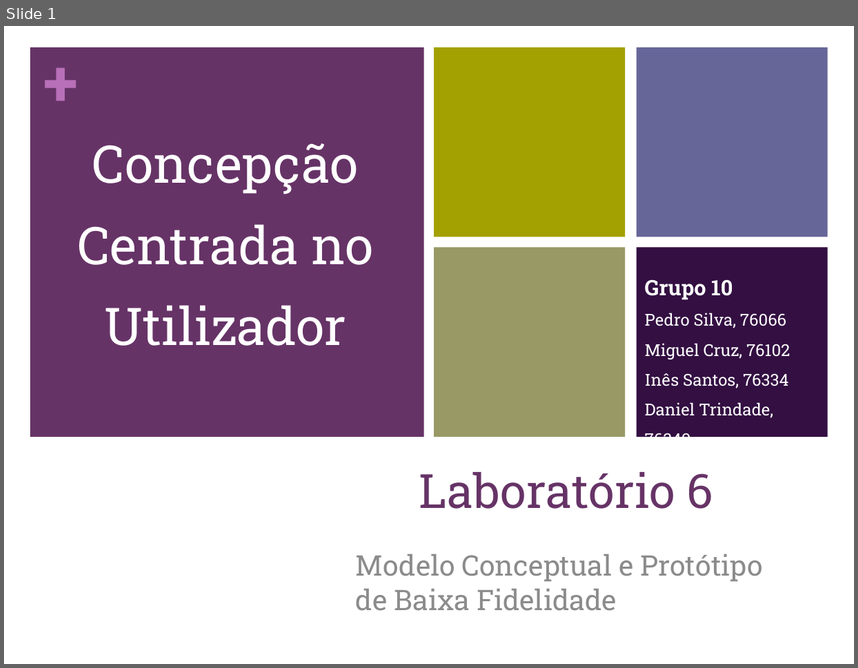
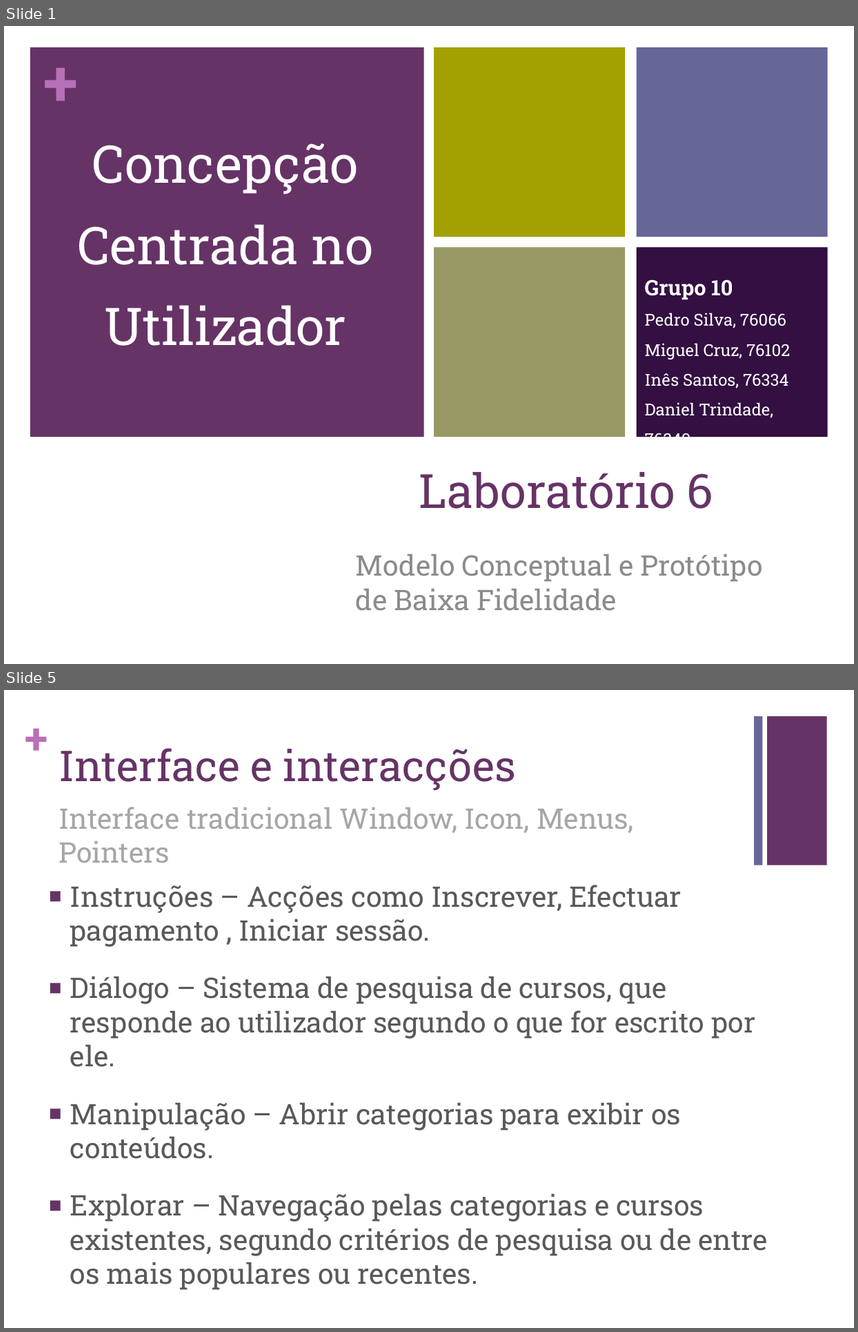
Before and after one commit to carboned4/C_C_U-2015-10, a slide deck: Aula 06/G10 - Apresentacao - Lab05.pptx. Shown one above the other, each under a label of ours: slide 1 before the commit, slides 1 and 5 after it; the slides between them are not shown. The pictures are 858x668 and 858x1332 pixels, drawn with LibreOffice and Linux fonts; fonts in the diff are those of the drawing. Boxes give left, top, right and bottom in pixels: in the first picture for what was removed or moved away, otherwise in the second. Text is boxed around its words. In the diff, an @@ line names an element or a change of style, - is before the commit and + after.

```diff
--- a/Aula 06/G10 - Apresentacao - Lab05.pptx
+++ b/Aula 06/G10 - Apresentacao - Lab05.pptx
@@ slide 5 added at (4, 690, 854, 1328), background #FFFFFF @@
@@ text added at (25, 711, 49, 763), 36 pt, text #B870B8, bold @@
++
@@ rectangle added at (754, 716, 762, 865), fill #666699 @@
@@ rectangle added at (767, 716, 827, 865), fill #663366 @@
@@ title added at (59, 748, 517, 791), 36 pt, text #663366 @@
+Interface e interacções
@@ text added at (59, 807, 634, 862), 24 pt, text #A6A6A6 @@
+Interface tradicional Window, Icon, Menus, Pointers
@@ text added at (70, 885, 768, 1290), 24 pt, text #595959 @@
+■ Instruções – Acções como Inscrever, Efectuar pagamento , Iniciar sessão.
+■ Diálogo – Sistema de pesquisa de cursos, que responde ao utilizador segundo o que for escrito por ele.
+■ Manipulação – Abrir categorias para exibir os conteúdos.
+■ Explorar – Navegação pelas categorias e cursos existentes, segundo critérios de pesquisa ou de entre os mais populares ou recentes.
```
Also in this commit, not shown: 3 slides changed, 7 other slides added, 2 slides removed, 1 other file.
